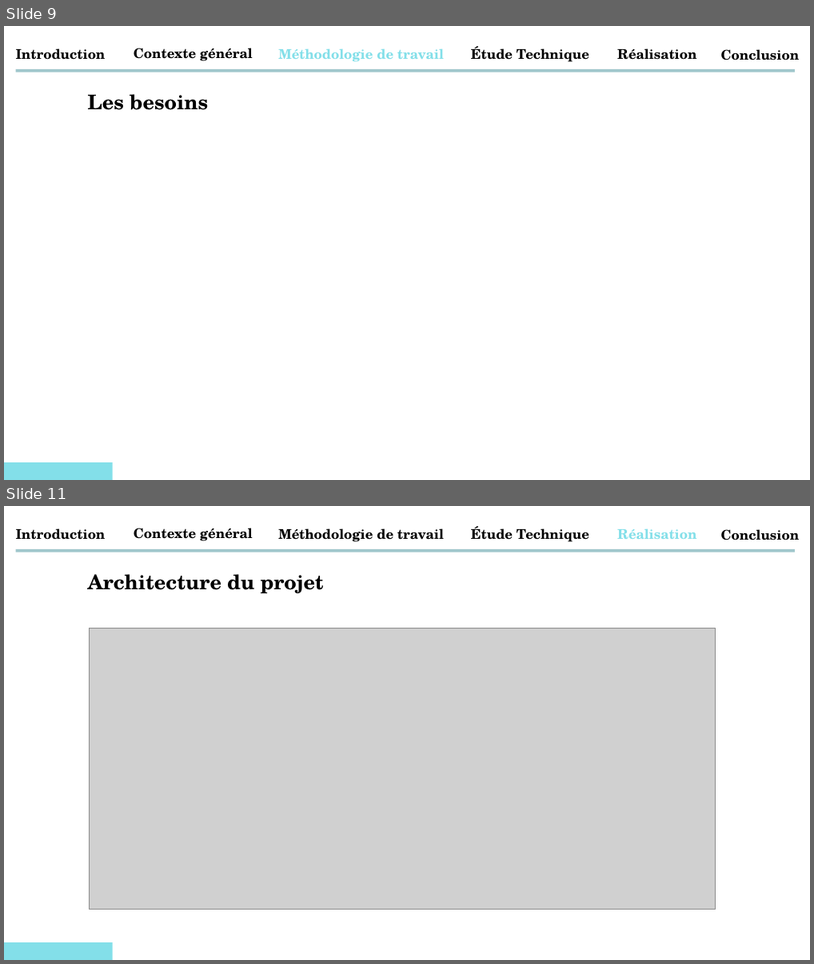
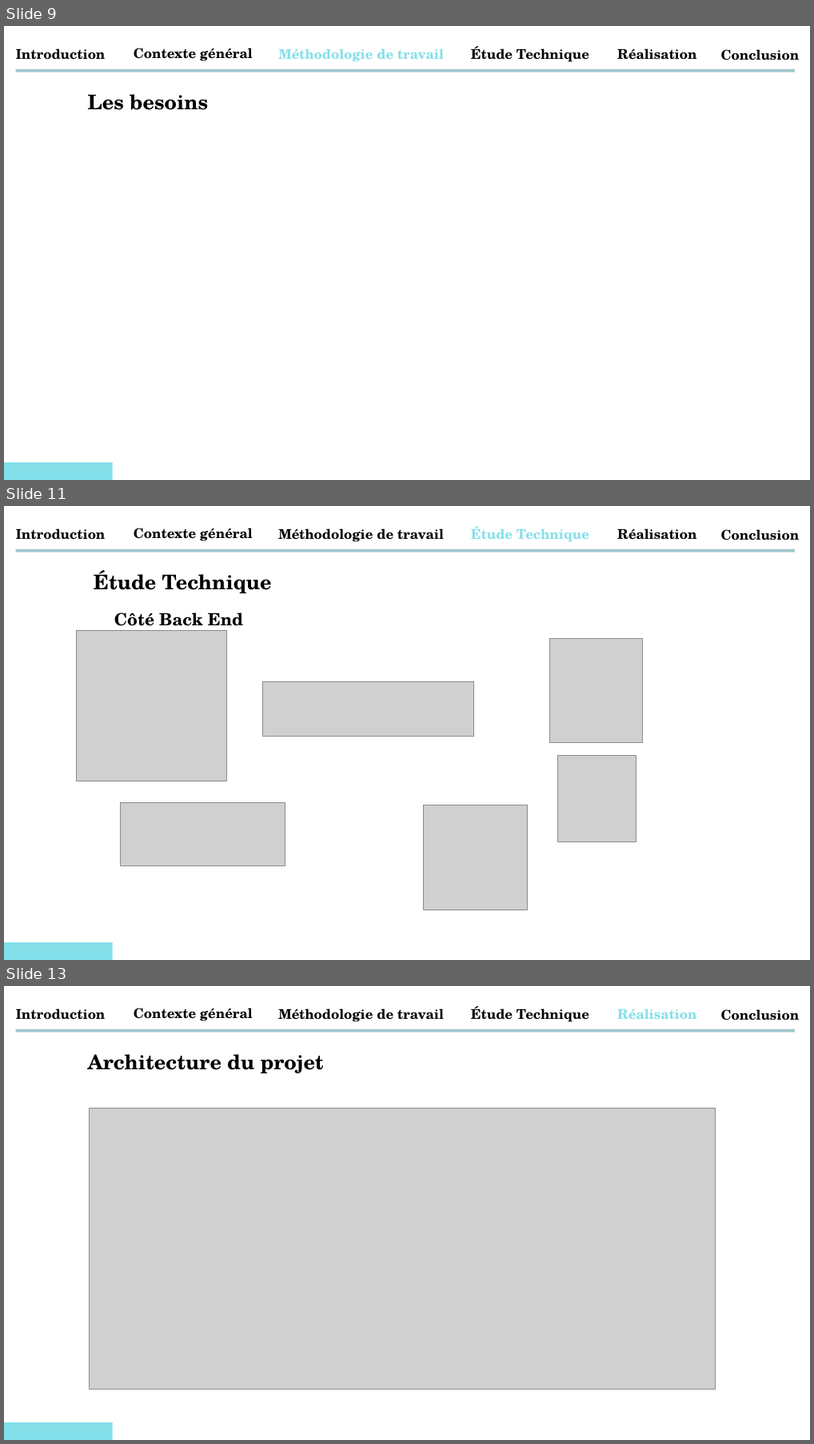
Before and after one commit to abdessamadtanafaat/AdminDashboard, a slide deck: PRESENTATION PFA/Presentatin PFA .pptx. Shown one above the other, each under a label of ours: slides 9 and 11 before the commit, slides 9, 11 and 13 after it; the slides between them are not shown. The pictures are 814x964 and 814x1444 pixels, drawn with LibreOffice and Linux fonts; fonts in the diff are those of the drawing; grey boxes stand for pictures. Boxes give left, top, right and bottom in pixels: in the first picture for what was removed or moved away, otherwise in the second. Text is boxed around its words. In the diff, an @@ line names an element or a change of style, - is before the commit and + after.

```diff
--- a/PRESENTATION PFA/Presentatin PFA .pptx
+++ b/PRESENTATION PFA/Presentatin PFA .pptx
@@ slide 11 added at (4, 506, 810, 960), background #FFFFFF @@
@@ text added at (16, 528, 106, 540), 16 pt, text #000000, bold @@
+Introduction
@@ text added at (134, 528, 253, 541), 16 pt, text #000000, bold @@
+Contexte général
@@ text added at (278, 528, 444, 542), 16 pt, text #000000, bold @@
+Méthodologie de travail
@@ text added at (471, 526, 590, 542), 16 pt, text #83DFE9, bold @@
+Étude Technique
@@ text added at (618, 528, 697, 540), 16 pt, text #000000, bold @@
+Réalisation
@@ text added at (722, 529, 800, 540), 16 pt, text #000000, bold @@
+Conclusion
@@ rectangle added at (15, 549, 795, 552), fill #A0C7CC @@
@@ text added at (94, 570, 272, 593), 24 pt, text #000000, bold @@
+Étude Technique
@@ text added at (114, 612, 243, 631), 20 pt, text #000000, bold @@
+Côté Back End
@@ picture added at (76, 630, 226, 780) @@
@@ picture added at (550, 638, 643, 743) @@
@@ picture added at (262, 681, 474, 736) @@
@@ picture added at (558, 756, 637, 842) @@
@@ picture added at (120, 803, 286, 865) @@
@@ picture added at (423, 805, 527, 909) @@
@@ rectangle added at (4, 942, 112, 960), fill #83DFE9 @@
@@ what was slide 11 is now slide 13 @@
```
Also in this commit, not shown: 1 slide changed, 1 other slide added, 6 other files.
